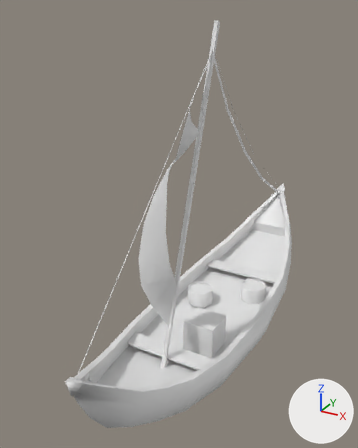
The COLLADA model binaries/data/mods/public/art/meshes/structural/maur_fishing_boat.dae as it was, and as the next commit left it.
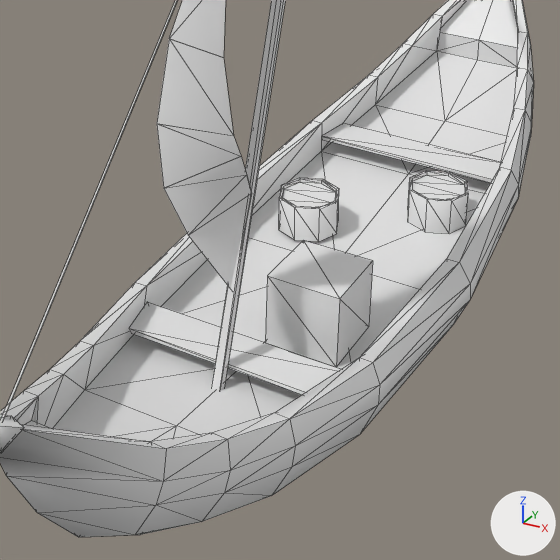
Each version is shown whole from a 50 mm camera at (0.182, -0.402, 0.308) aimed at (-0.026, -0.024, 0.119), then close up on the part from 21% to 85% of the width and 47% to 98% of the height. Arrows for +X, +Y and +Z are at lower right; the lights stay in place. The close-ups show mesh edges as thin lines. Where no turn or scale is listed for an object, it has been applied to the vertices. Vertices at the same position are counted once.
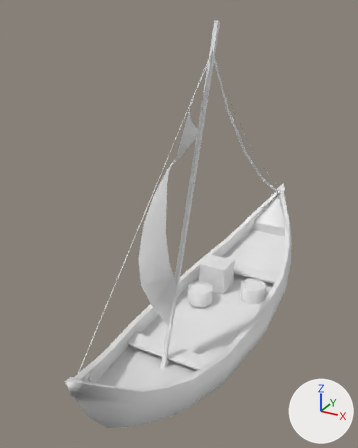
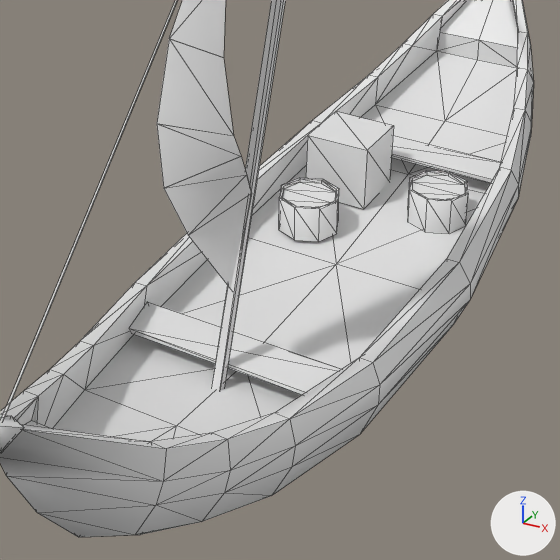
The change in detail:
me_box001 has 362 vertices, 552 faces and spans x -0.06..0.06, y -0.22..0.22, z -0.021..0.298.
me_box001 is used by ob_box001; location (0.0, 0.0, 0.0).
me_box001 part 1: the loose piece of 8 vertices spanning x 0.001..0.031, y -0.065..-0.033, z 0.011..0.042 is moved by (-0.037, 0.107, 0.0).

Changed parts and their boxes [x1, y1, x2, y2] in the close-ups (560 x 560 px; the box of a moved part takes in the faces that stretch with it):
part 1 of me_box001, moved or reshaped: before [265, 240, 373, 367]; after [306, 111, 394, 209]
